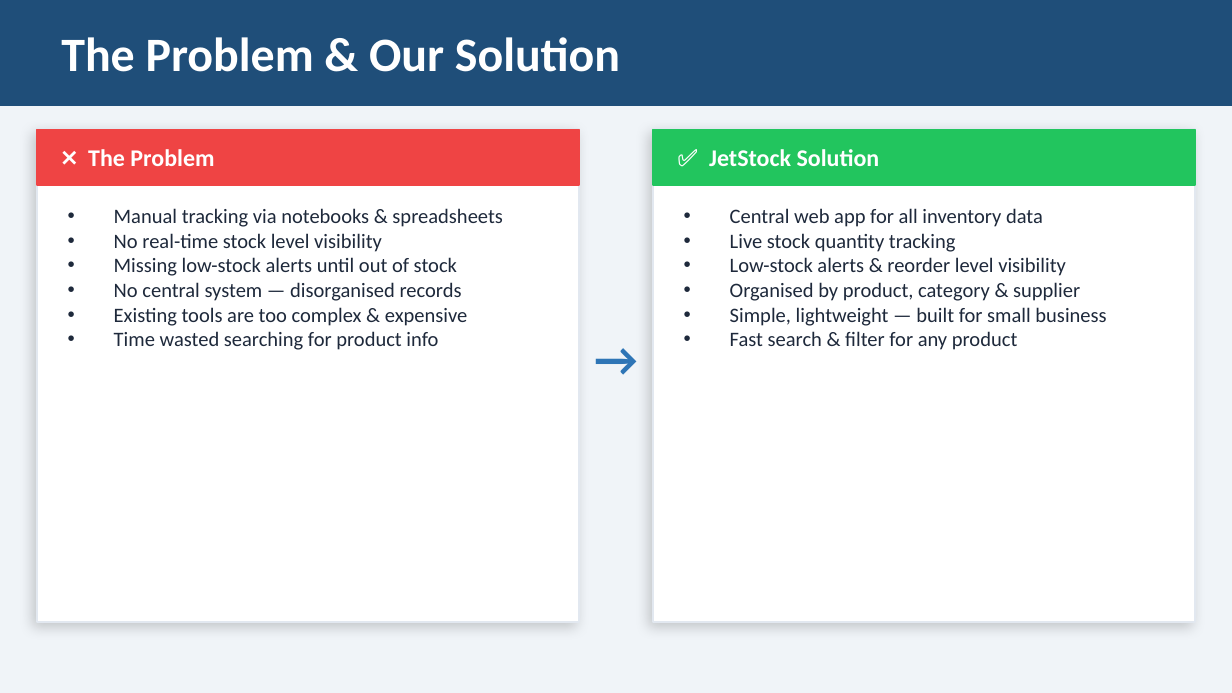
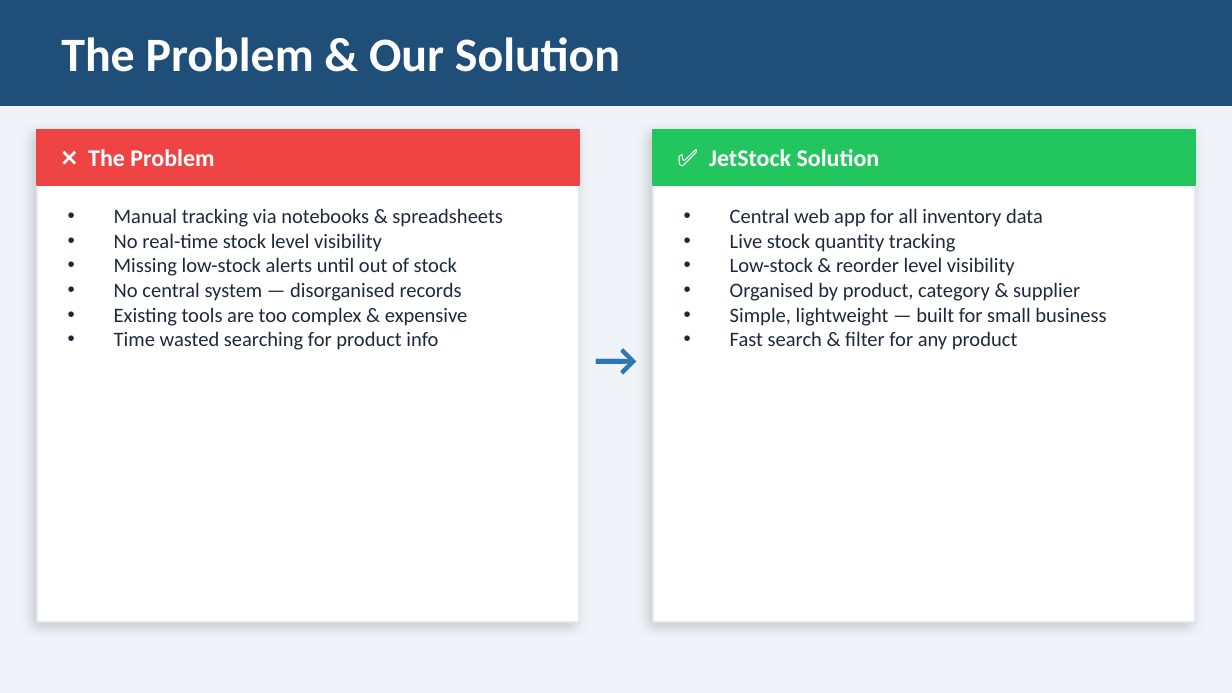
Before and after one commit to mensonsundash/jetstock-capstone, a slide deck: slide 2 of docs/JetStock_Presentation.pptx. Drawn at 1232x693 pixels with LibreOffice and Linux fonts; fonts in the diff are those of the drawing. Boxes give left, top, right and bottom in pixels: in the first picture for what was removed or moved away, otherwise in the second. Text is boxed around its words. In the diff, an @@ line names an element or a change of style, - is before the commit and + after.

```diff
--- a/docs/JetStock_Presentation.pptx
+++ b/docs/JetStock_Presentation.pptx
@@ text at [730, 257, 1015, 276]: text changed @@
-• Low-stock alerts & reorder level visibility
+• Low-stock & reorder level visibility
```
Also in this commit, not shown: 9 slides added, 1 slide removed, 4 other files.
